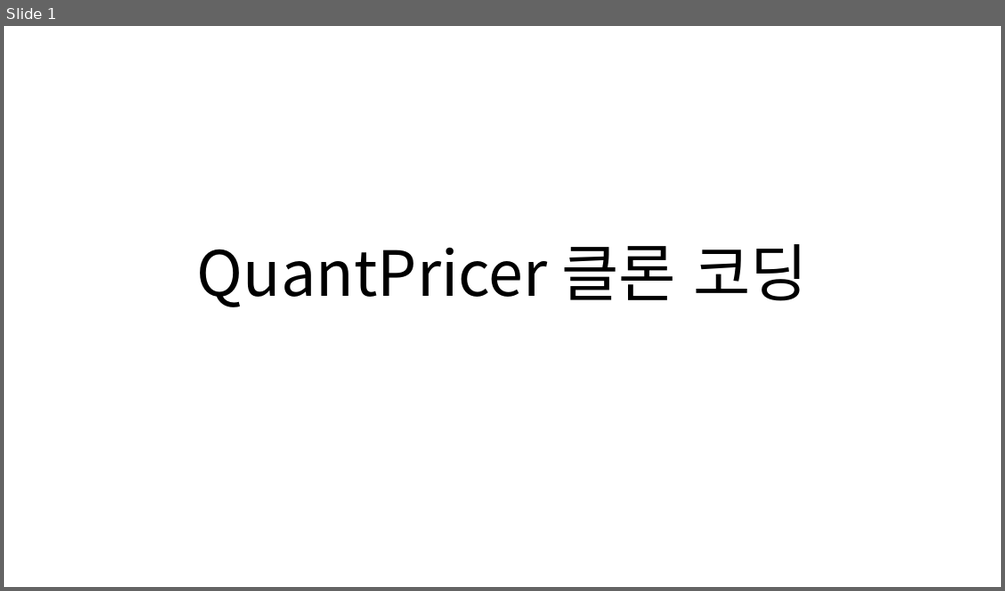
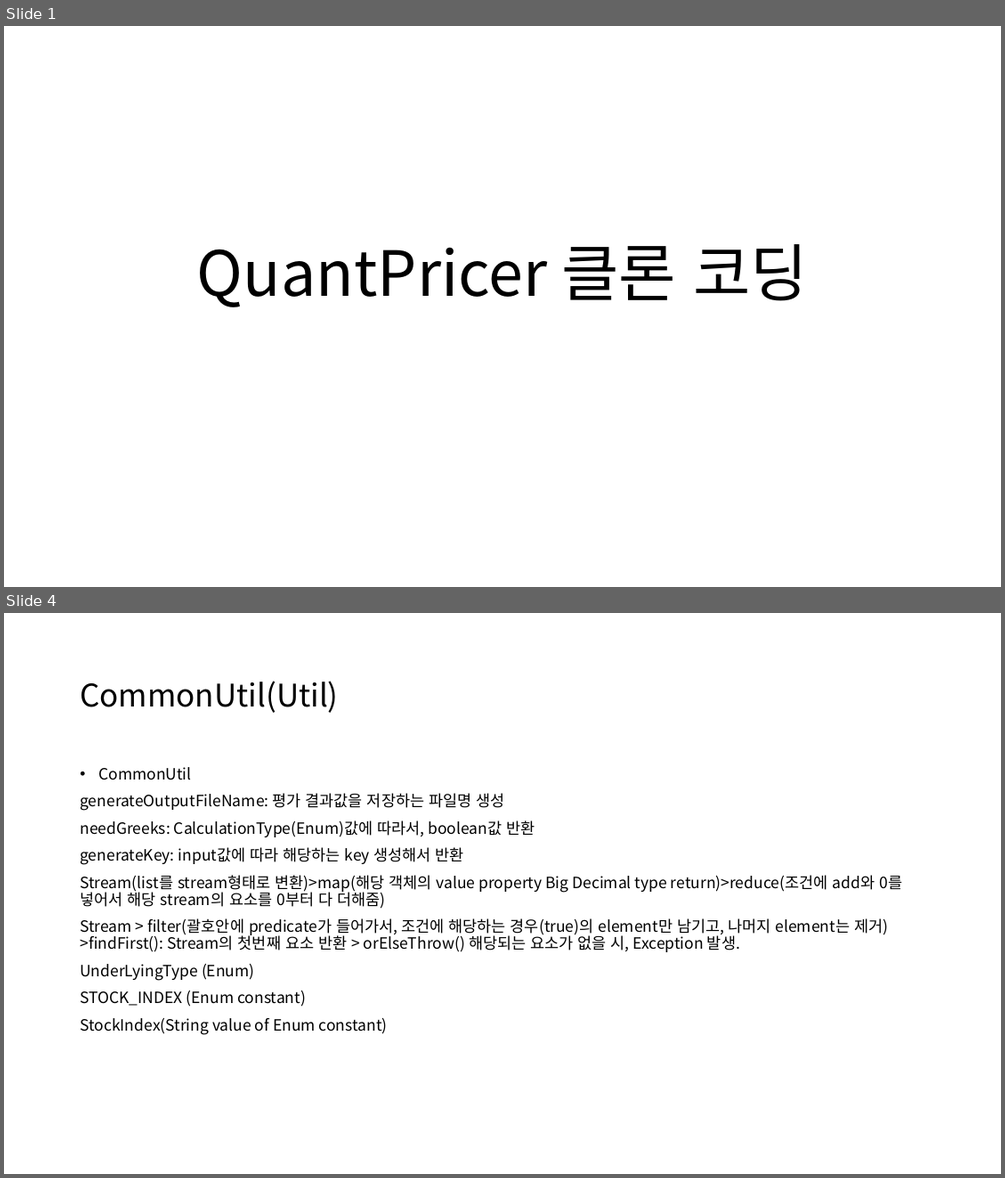
Before and after one commit to kdw1437/SpringHomework_BackEnd, a slide deck: QuantPricer 클론 코딩_240903.pptx. Shown one above the other, each under a label of ours: slide 1 before the commit, slides 1 and 4 after it; the slides between them are not shown. The pictures are 1005x591 and 1005x1178 pixels, drawn with LibreOffice and Linux fonts; fonts in the diff are those of the drawing. Boxes give left, top, right and bottom in pixels: in the first picture for what was removed or moved away, otherwise in the second. Text is boxed around its words. In the diff, an @@ line names an element or a change of style, - is before the commit and + after.

```diff
--- a/QuantPricer 클론 코딩_240903.pptx
+++ b/QuantPricer 클론 코딩_240903.pptx
@@ slide 4 added at bbox=[4, 613, 1001, 1174], background #FFFFFF @@
@@ title added at bbox=[80, 681, 338, 713], 30 pt, text #000000 @@
+CommonUtil(Util)
@@ text added at bbox=[80, 767, 902, 1035], 15 pt, text #000000 @@
+• CommonUtil
+generateOutputFileName: 평가 결과값을 저장하는 파일명 생성
+needGreeks: CalculationType(Enum)값에 따라서, boolean값 반환
+generateKey: input값에 따라 해당하는 key 생성해서 반환
+Stream(list를 stream형태로 변환)>map(해당 객체의 value property Big Decimal type return)>reduce(조건에 add와 0를 넣어서 해당 stream의 요소를 0부터 다 더해줌)
+Stream > filter(괄호안에 predicate가 들어가서, 조건에 해당하는 경우(true)의 element만 남기고, 나머지 element는 제거) >findFirst(): Stream의 첫번째 요소 반환 > orElseThrow() 해당되는 요소가 없을 시, Exception 발생.
+UnderLyingType (Enum)
+STOCK_INDEX (Enum constant)
+StockIndex(String value of Enum constant)
```
Also in this commit, not shown: 2 slides changed, 5 other slides added.
